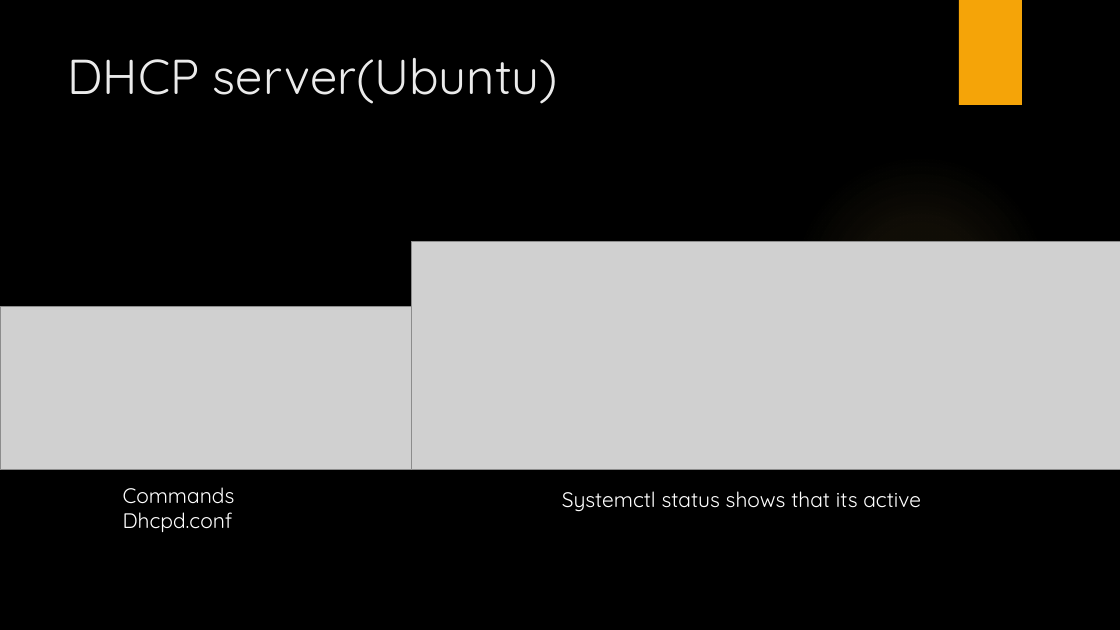
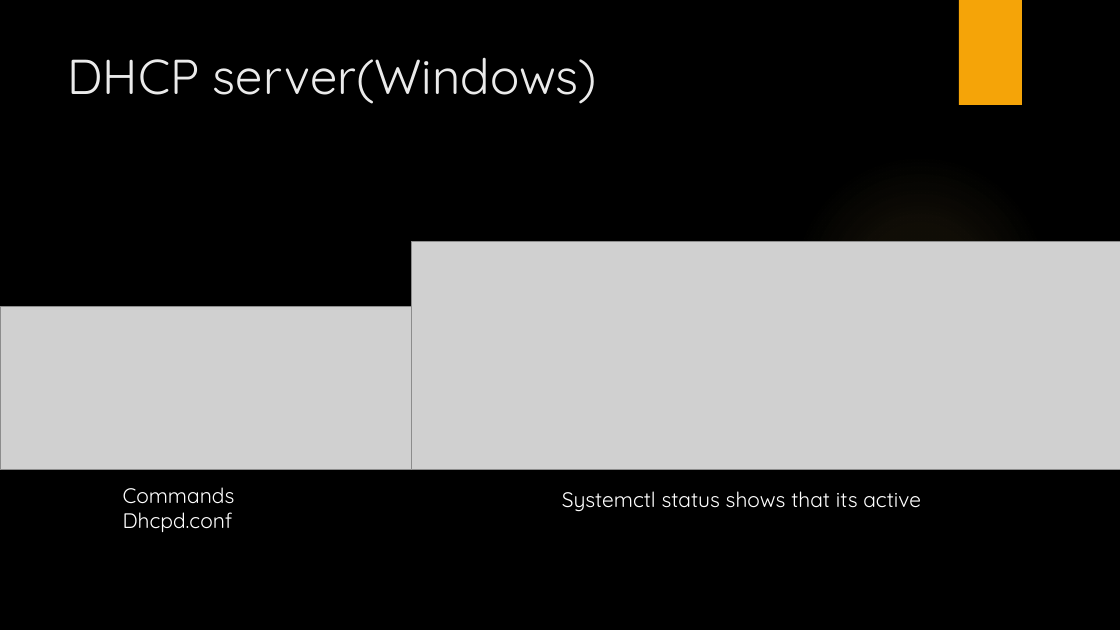
Before and after one commit to LajkaK2006/BorsodNet, a slide deck: slide 23 of BorsodNet.pptx. Drawn at 1120x630 pixels with LibreOffice and Linux fonts; fonts in the diff are those of the drawing; grey boxes stand for pictures; background and template pictures are left out. Boxes give left, top, right and bottom in pixels: in the first picture for what was removed or moved away, otherwise in the second. Text is boxed around its words. In the diff, an @@ line names an element or a change of style, - is before the commit and + after.

```diff
--- a/BorsodNet.pptx
+++ b/BorsodNet.pptx
@@ title at box(68, 57, 597, 104): text changed @@
-DHCP server(Ubuntu)
+DHCP server(Windows)
```
Also in this commit, not shown: 5 other slides changed, 1 slide added, 1 slide removed.
